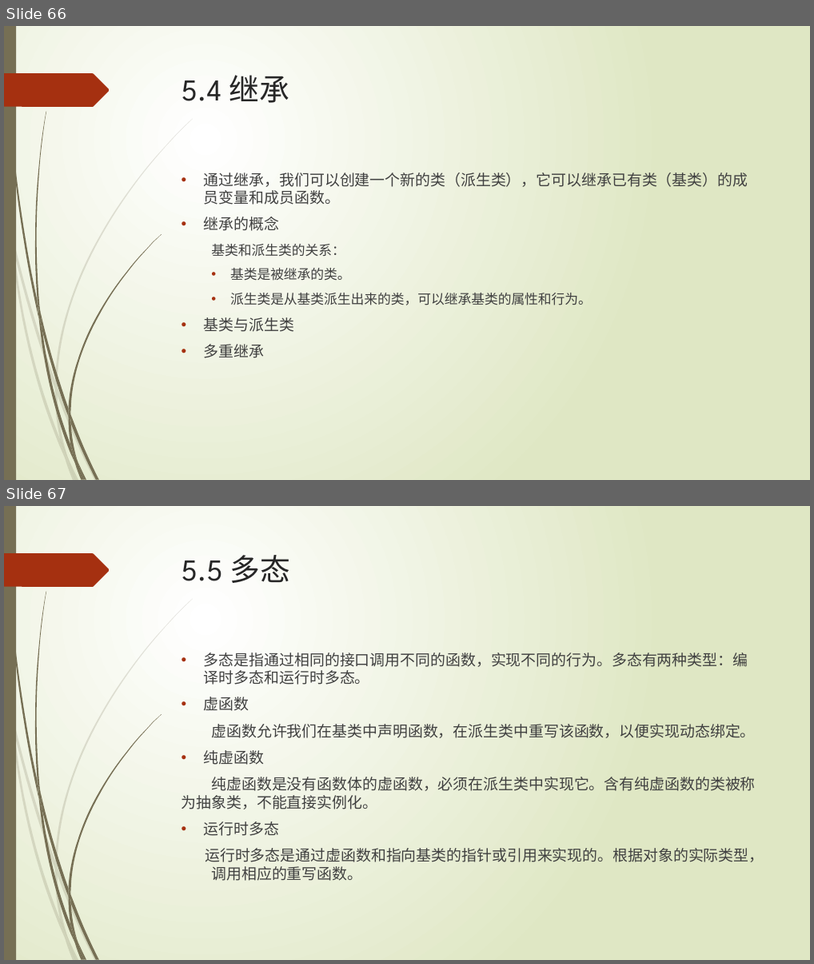
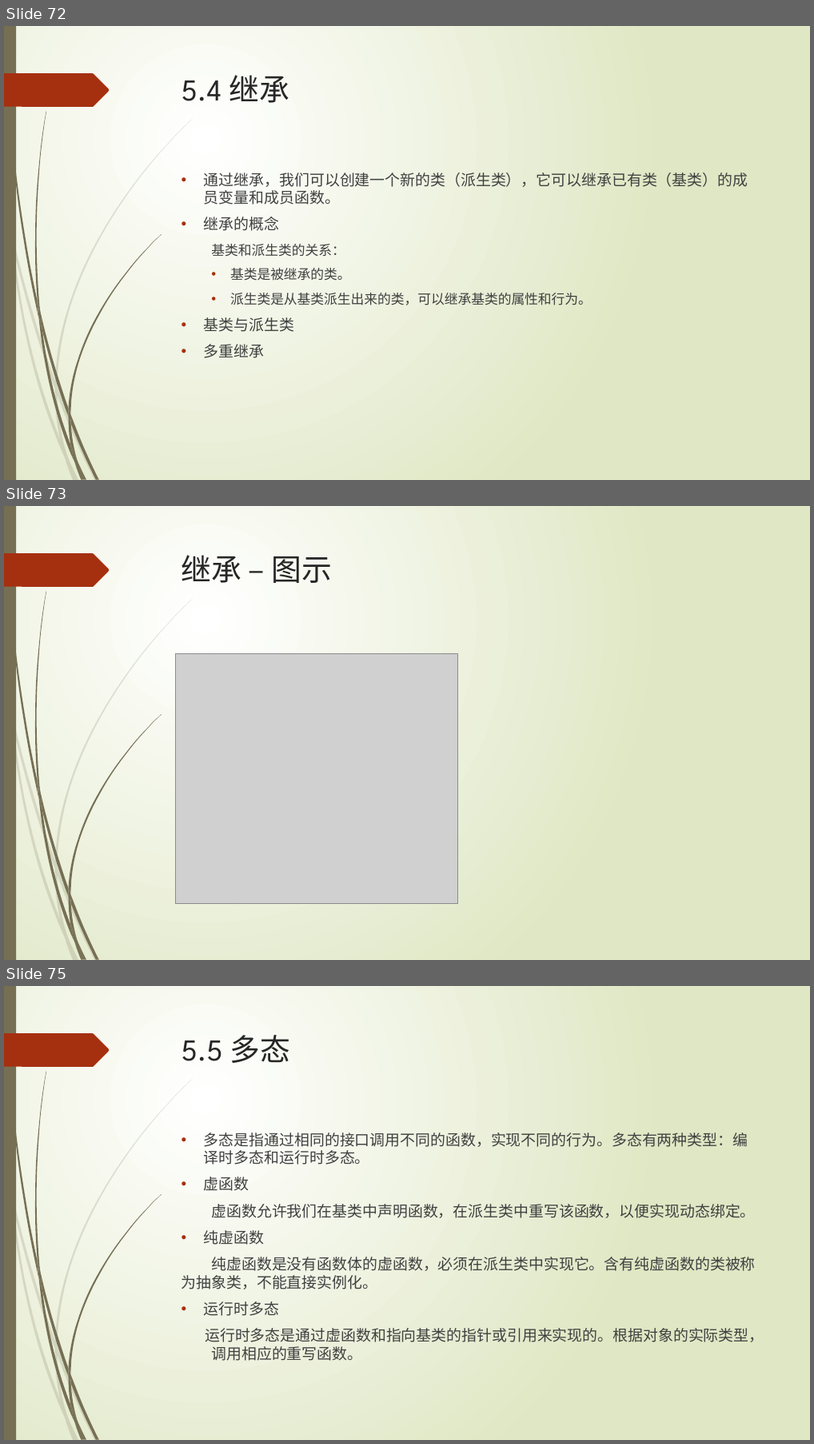
Before and after one commit to liuty2006/learn, a slide deck: learn_cpp/docs/C++语言培训.pptx. Shown one above the other, each under a label of ours: slides 66 and 67 before the commit, slides 72, 73 and 75 after it; the slides between them are not shown. The pictures are 814x964 and 814x1444 pixels, drawn with LibreOffice and Linux fonts; fonts in the diff are those of the drawing; grey boxes stand for pictures. Boxes give left, top, right and bottom in pixels: in the first picture for what was removed or moved away, otherwise in the second. Text is boxed around its words. In the diff, an @@ line names an element or a change of style, - is before the commit and + after.

```diff
--- a/learn_cpp/docs/C++语言培训.pptx
+++ b/learn_cpp/docs/C++语言培训.pptx
@@ slide 73 added at <box>4,506,810,960</box>, background gradient #FFFFFF to #DFE8C4; not listed: 24 template elements that a slide beside it also shows @@
@@ title added at <box>182,555,333,583</box>, 36 pt, text #262626 @@
+继承 – 图示
@@ picture added at <box>176,653,459,903</box> @@
@@ what was slide 66 is now slide 72 @@
@@ what was slide 67 is now slide 75 @@
```
Also in this commit, not shown: 1 slide changed, 8 other slides added, 1 other file.
